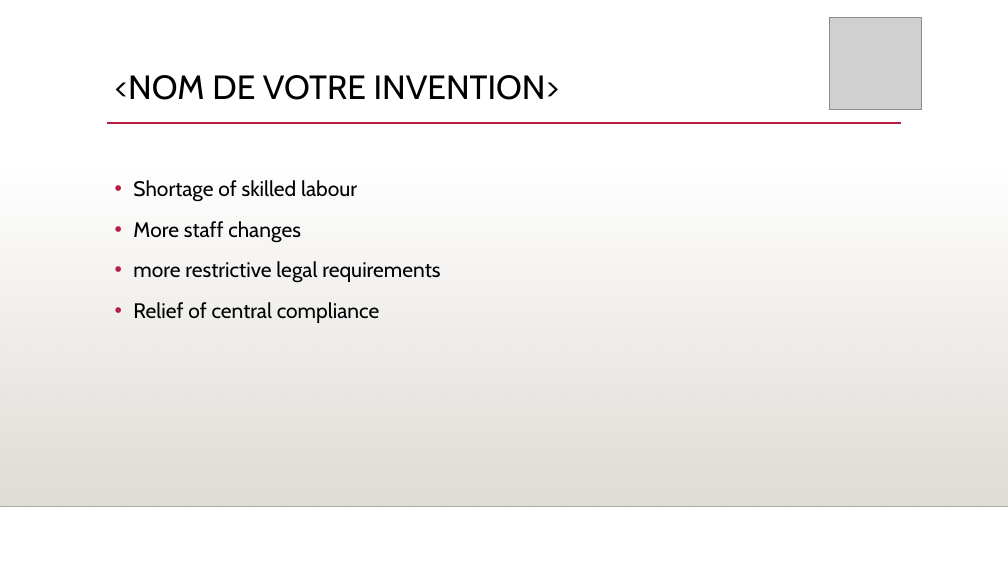
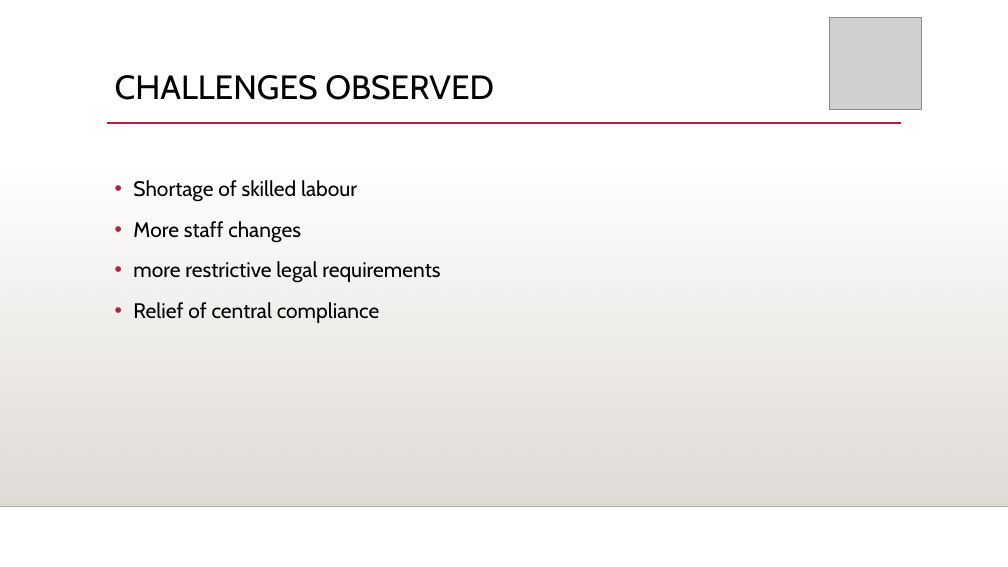
Before and after one commit to MathysDev/QA-ChatBot, a slide deck: slide 2 of Presentation.pptx. Drawn at 1008x567 pixels with LibreOffice and Linux fonts; fonts in the diff are those of the drawing; grey boxes stand for pictures; background and template pictures are left out. Boxes give left, top, right and bottom in pixels: in the first picture for what was removed or moved away, otherwise in the second. Text is boxed around its words. In the diff, an @@ line names an element or a change of style, - is before the commit and + after.

Commit message:
upd

```diff
--- a/Presentation.pptx
+++ b/Presentation.pptx
@@ title at [115, 75, 494, 100]: text changed @@
-<NOM DE VOTRE INVENTION>
+CHALLENGES OBSERVED
```
